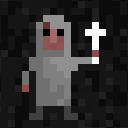
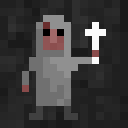
Layers edited between the first and the second 128×128 image:
added layer "Eingefügte Ebene" above "Eingefügte Ebene #6" over bbox(0, 0, 128, 128)
